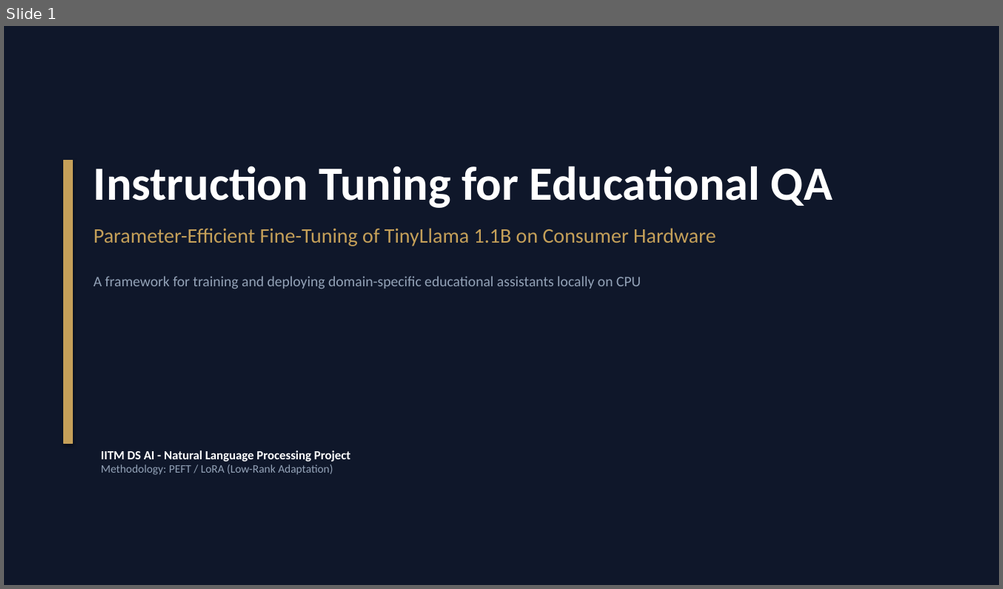
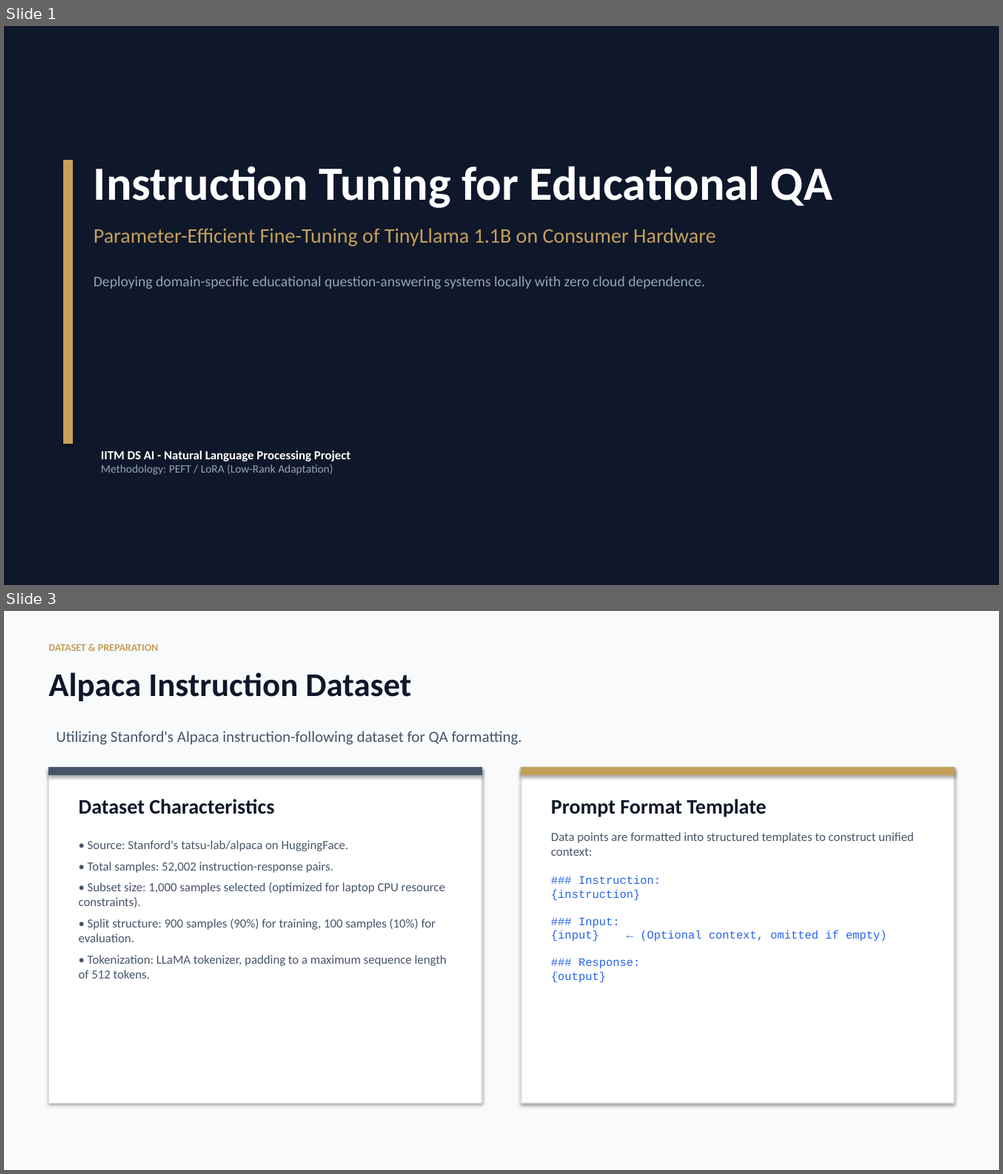
Before and after one commit to deweshai-star/Instruction-Tuning-for-Educational-QA, a slide deck: Instruction Tuning for Educational QA.pptx. Shown one above the other, each under a label of ours: slide 1 before the commit, slides 1 and 3 after it; the slides between them are not shown. The pictures are 1003x589 and 1003x1174 pixels, drawn with LibreOffice and Linux fonts; fonts in the diff are those of the drawing. Boxes give left, top, right and bottom in pixels: in the first picture for what was removed or moved away, otherwise in the second. Text is boxed around its words. In the diff, an @@ line names an element or a change of style, - is before the commit and + after.

```diff
--- a/Instruction Tuning for Educational QA.pptx
+++ b/Instruction Tuning for Educational QA.pptx
@@ slide 3 added at [4, 611, 999, 1170], background #F8FAFC @@
@@ text added at [48, 644, 159, 651], 10 pt, text #C5A059, bold @@
+DATASET & PREPARATION
@@ text added at [48, 672, 411, 701], 32 pt, text #0F172A, bold @@
+Alpaca Instruction Dataset
@@ text added at [56, 731, 522, 745], 15 pt, text #475569 @@
+Utilizing Stanford's Alpaca instruction-following dataset for QA formatting.
@@ rectangle added at [48, 768, 481, 1103], fill #FFFFFF, outline #E2E8F0 1 pt @@
@@ rectangle added at [48, 768, 481, 775], fill #475569, outline #475569 0.75 pt @@
@@ rectangle added at [521, 768, 954, 1103], fill #FFFFFF, outline #E2E8F0 1.5 pt @@
@@ rectangle added at [521, 768, 954, 775], fill #C5A059, outline #C5A059 0.75 pt @@
@@ text added at [79, 799, 447, 979], 12 pt, text #475569 @@
+Dataset Characteristics
+• Source: Stanford's tatsu-lab/alpaca on HuggingFace.
+• Total samples: 52,002 instruction-response pairs.
+• Subset size: 1,000 samples selected (optimized for laptop CPU resource constraints).
+• Split structure: 900 samples (90%) for training, 100 samples (10%) for evaluation.
+• Tokenization: LLaMA tokenizer, padding to a maximum sequence length of 512 tokens.
@@ text added at [551, 799, 913, 983], 11 pt, text #2563EB @@
+Prompt Format Template
+Data points are formatted into structured templates to construct unified context:
+### Instruction:
+{instruction}
+### Input:
+{input} ← (Optional context, omitted if empty)
+### Response:
+{output}
@@ slide 1 changed as well @@
@@ text at [94, 276, 705, 289]: text changed @@
-A framework for training and deploying domain-specific educational assistants locally on CPU
+Deploying domain-specific educational question-answering systems locally with zero cloud dependence.
```
Also in this commit, not shown: 1 other slide changed, 5 other slides added, 3 slides removed, 2 other files.
